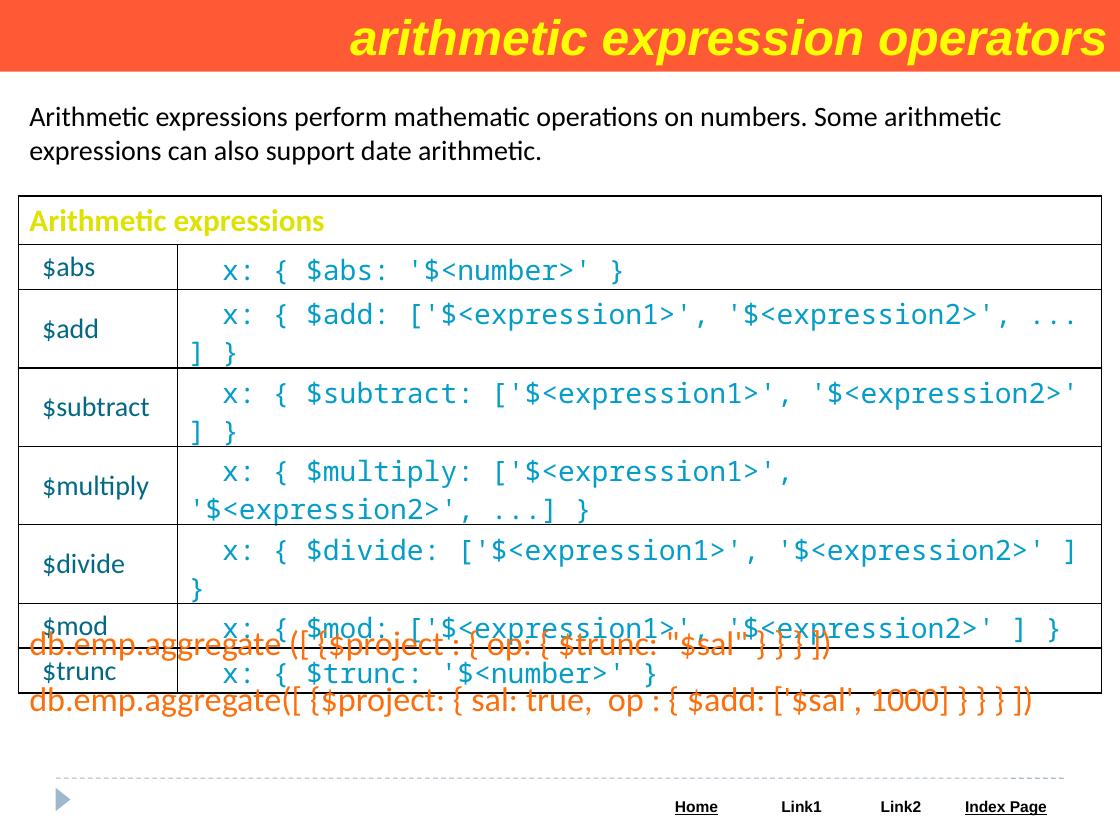
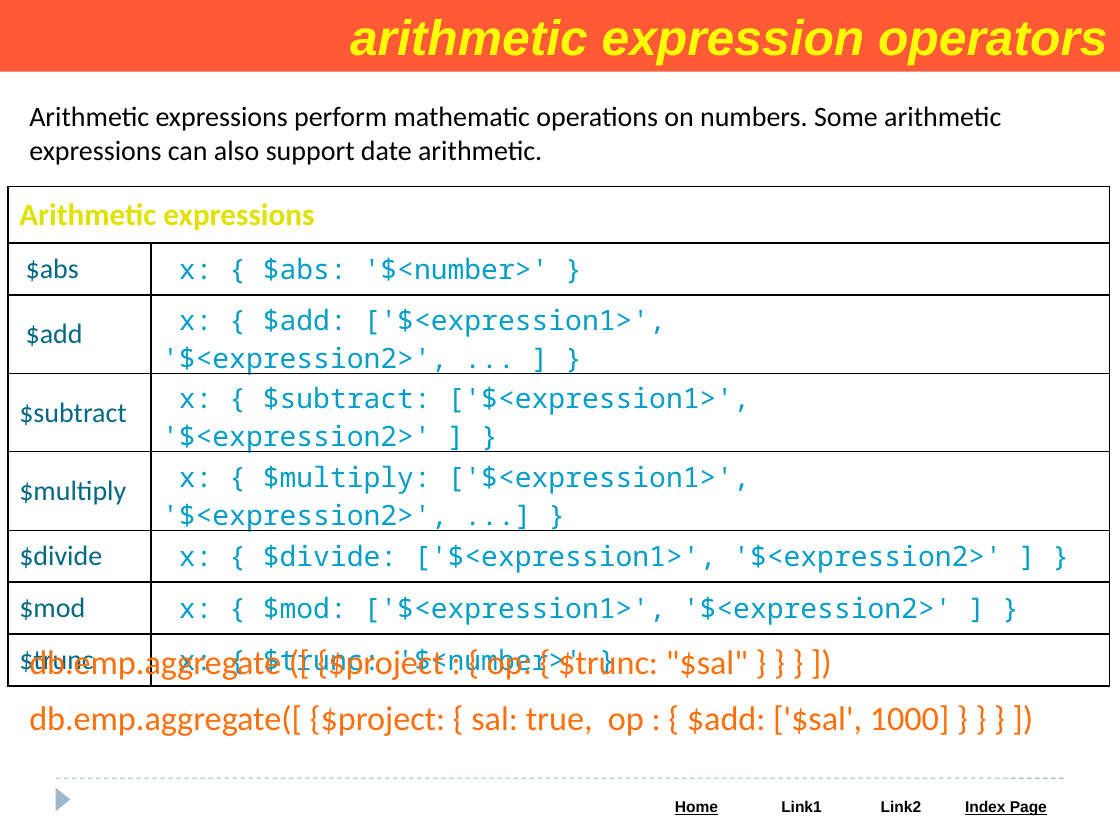
Before and after one commit to Saleel-Bagde/PPT-s, a slide deck: slide 98 of MongoDB PPT.pptx (slide 96 before the commit). Drawn at 1120x840 pixels with LibreOffice and Linux fonts; fonts in the diff are those of the drawing. Boxes give left, top, right and bottom in pixels: in the first picture for what was removed or moved away, otherwise in the second. Text is boxed around its words. In the diff, an @@ line names an element or a change of style, - is before the commit and + after.

```diff
--- a/MongoDB PPT.pptx
+++ b/MongoDB PPT.pptx
@@ table: place and size @@
-table at (18, 196, 1101, 695)
+table at (8, 187, 1109, 682)
@@ text "db.emp.aggregate ([ {$project : { ...": place and size @@
-text "db.emp.aggregate ([ {$project : { ..." at (29, 627, 950, 717)
+text "db.emp.aggregate ([ {$project : { ..." at (29, 646, 950, 736)
```
Also in this commit, not shown: 6 other slides changed, 2 slides added.
